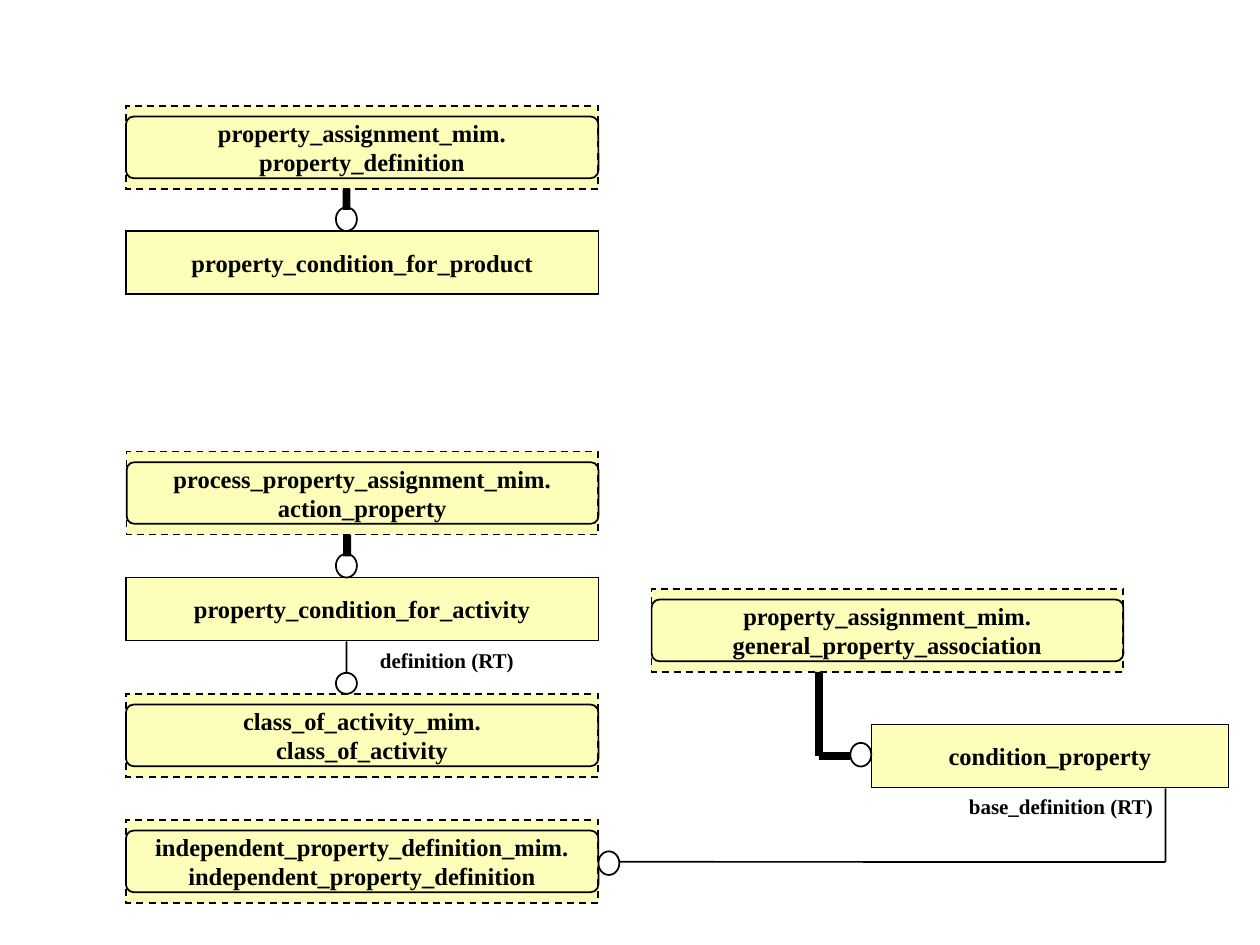
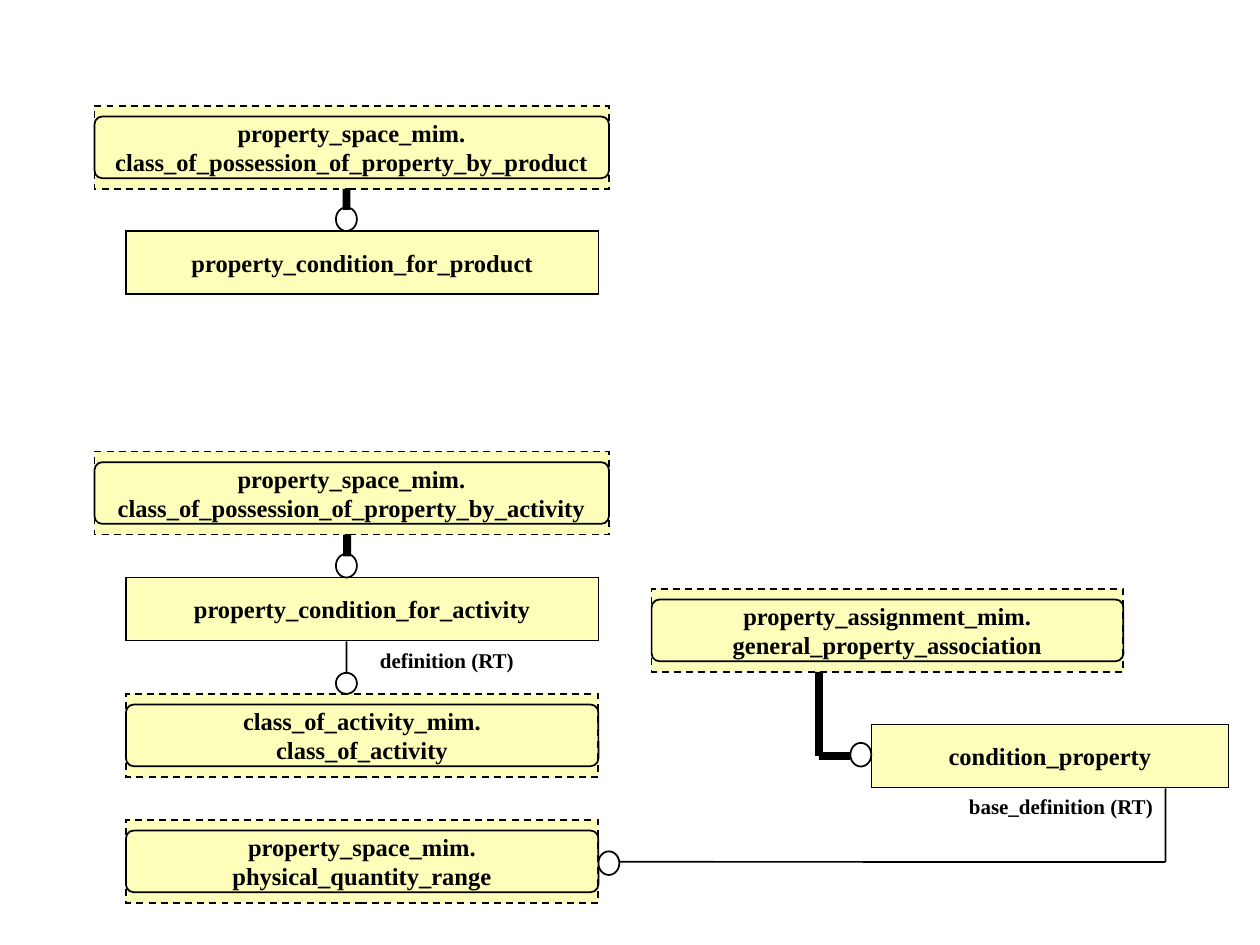
Before and after one commit to starseeker/stepmod_mirror, a slide deck: slide 4 of data/modules/property_condition/property_condition.ppt. Drawn at 1260x945 pixels with LibreOffice and Linux fonts; fonts in the diff are those of the drawing. Boxes give left, top, right and bottom in pixels: in the first picture for what was removed or moved away, otherwise in the second. Text is boxed around its words. In the diff, an @@ line names an element or a change of style, - is before the commit and + after.

Commit message:
getting range right

```diff
--- a/data/modules/property_condition/property_condition.ppt
+++ b/data/modules/property_condition/property_condition.ppt
@@ rounded rectangle: place and size @@
-rounded rectangle at [126,117,598,179]
+rounded rectangle at [94,117,609,179]
@@ rectangle "property_space_mim.": place and size @@
-rectangle "property_space_mim." at [126,106,598,189]
+rectangle "property_space_mim." at [94,106,609,189]
@@ text in rectangle at [115,125,587,177]: text changed @@
-property_assignment_mim.
-property_definition
+property_space_mim.
+class_of_possession_of_property_by_product
@@ rounded rectangle: place and size @@
-rounded rectangle at [127,462,598,524]
+rounded rectangle at [94,462,609,524]
@@ rectangle "property_space_mim.": place and size @@
-rectangle "property_space_mim." at [126,451,597,534]
+rectangle "property_space_mim." at [94,451,609,534]
@@ text in rectangle at [118,471,585,523]: text changed @@
-process_property_assignment_mim.
-action_property
+property_space_mim.
+class_of_possession_of_property_by_activity
@@ text in rectangle at [232,839,491,891]: text changed @@
-independent_property_definition_mim.
-independent_property_definition
+property_space_mim.
+physical_quantity_range
```
Also in this commit, not shown: 3 other slides changed, 23 other files.
